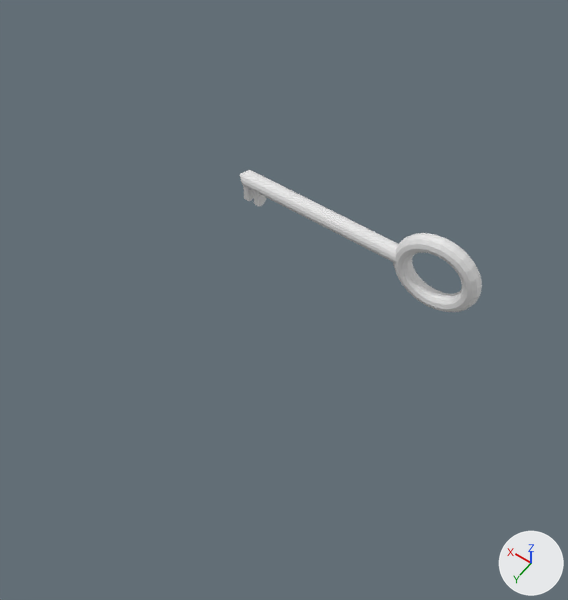
An edit to the Blender file BlenderModel/balwan.blend, drawn before and after from the same camera.
The view is the same before and after, from a 50 mm camera at (-7.7, 13.0, 16.7) aimed at (0.3, 1.7, -1.0). The axes (+X, +Y, +Z) are drawn at lower right. The lights are the same throughout.
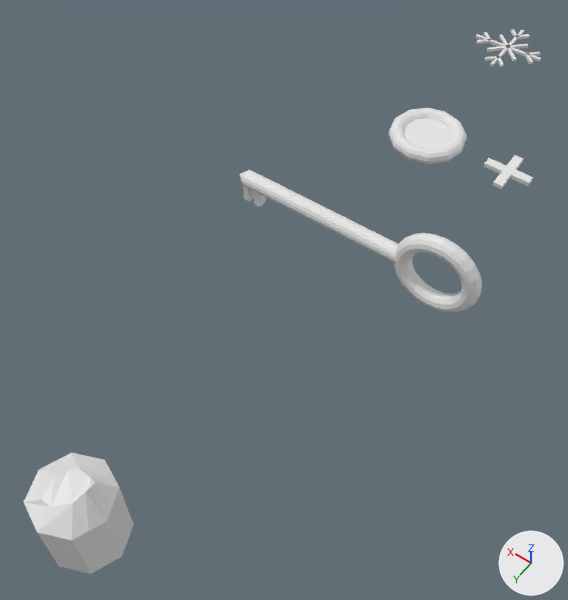
What differs and where, as boxes [x1, y1, x2, y2] in the pictures (568 x 600 px):
'Krysztal', added
    after: [24, 453, 134, 574]
'zegar', added
    after: [388, 108, 467, 164]
'Cylinder', added
    after: [404, 118, 452, 148]
'plus', added
    after: [484, 158, 533, 186]
'minus', added
    after: [493, 155, 523, 189]
'Cube.003', added
    after: [475, 34, 541, 62]
'Cube.002', added
    after: [490, 30, 524, 66]
'Cube.004', added
    after: [487, 44, 528, 52]
'Cube.005', added
    after: [499, 34, 516, 61]
'Cube.008', added
    after: [476, 39, 490, 44]
'Cube.007', added
    after: [485, 56, 499, 61]
'Cube.012', added
    after: [525, 54, 533, 65]
'Cube.011', added
    after: [518, 34, 530, 39]
'Cube.006', added
    after: [497, 57, 504, 67]
'Cube.013', added
    after: [527, 52, 541, 56]

Edits to the bpy script that builds the scene:
```text
Add ob_cube_013:
    ob_cube_013 = bpy.data.objects.new('Cube.013', me_cube_015)  # a box spanning x -0.25..0.25, y -0.25..0.25, z -0.25..0.25
    ob_cube_013.parent = ob_cube_002
    ob_cube_013.location = (-0.913, -11.76, 0.0)
    ob_cube_013.rotation_euler = (0.0, 0.0, -0.785)  # degrees (0, 0, -45)
    ob_cube_013.scale = (0.2, 1.0, 0.2)
Add ob_cube_002:
    ob_cube_002 = bpy.data.objects.new('Cube.002', me_cube_015.copy())
    ob_cube_002.location = (0.0, -11.6, 0.0)
    ob_cube_002.scale = (0.2, 5.0, 0.2)
Add ob_cube_012:
    ob_cube_012 = bpy.data.objects.new('Cube.012', me_cube_015.copy())
    ob_cube_012.parent = ob_cube_002
    ob_cube_012.location = (-0.913, -11.42, 0.0)
    ob_cube_012.rotation_euler = (0.0, 0.0, 0.785)  # degrees (0, 0, 45)
    ob_cube_012.scale = (0.2, 1.0, 0.2)
Add ob_cube_011:
    ob_cube_011 = bpy.data.objects.new('Cube.011', me_cube_015.copy())
    ob_cube_011.parent = ob_cube_002
    ob_cube_011.location = (-0.142, -12.52, 0.0)
    ob_cube_011.rotation_euler = (0.0, 0.0, -0.785)  # degrees (0, 0, -45)
    ob_cube_011.scale = (0.2, 1.0, 0.2)
Add ob_cube_008:
    ob_cube_008 = bpy.data.objects.new('Cube.008', me_cube_015.copy())
    ob_cube_008.parent = ob_cube_002
    ob_cube_008.location = (0.868, -11.44, 0.0)
    ob_cube_008.rotation_euler = (0.0, 0.0, -0.785)  # degrees (0, 0, -45)
    ob_cube_008.scale = (0.2, 1.0, 0.2)
Add ob_cube_007:
    ob_cube_007 = bpy.data.objects.new('Cube.007', me_cube_015.copy())
    ob_cube_007.parent = ob_cube_002
    ob_cube_007.location = (0.158, -10.69, 0.0)
    ob_cube_007.rotation_euler = (0.0, 0.0, -0.785)  # degrees (0, 0, -45)
    ob_cube_007.scale = (0.2, 1.0, 0.2)
Add ob_cube_006:
    ob_cube_006 = bpy.data.objects.new('Cube.006', me_cube_015.copy())
    ob_cube_006.parent = ob_cube_002
    ob_cube_006.location = (-0.14, -10.69, 0.0)
    ob_cube_006.rotation_euler = (0.0, 0.0, 0.785)  # degrees (0, 0, 45)
    ob_cube_006.scale = (0.2, 1.0, 0.2)
Add ob_cube_005:
    ob_cube_005 = bpy.data.objects.new('Cube.005', me_cube_015.copy())
    ob_cube_005.parent = ob_cube_002
    ob_cube_005.location = (0.0, -11.6, 0.0)
    ob_cube_005.rotation_euler = (0.0, 0.0, 0.785)  # degrees (0, 0, 45)
    ob_cube_005.scale = (0.2, 3.0, 0.2)
Add ob_cube_004:
    ob_cube_004 = bpy.data.objects.new('Cube.004', me_cube_015.copy())
    ob_cube_004.parent = ob_cube_002
    ob_cube_004.location = (0.0, -11.6, 0.0)
    ob_cube_004.rotation_euler = (0.0, 0.0, -0.785)  # degrees (0, 0, -45)
    ob_cube_004.scale = (0.2, 3.0, 0.2)
Add ob_cube_003:
    ob_cube_003 = bpy.data.objects.new('Cube.003', me_cube_015.copy())
    ob_cube_003.parent = ob_cube_002
    ob_cube_003.location = (0.0, -11.6, 0.0)
    ob_cube_003.rotation_euler = (0.0, 0.0, 1.571)  # degrees (0, 0, 90)
    ob_cube_003.scale = (0.2, 5.0, 0.2)
Add ob_minus:
    ob_minus = bpy.data.objects.new('minus', me_cube_015.copy())
    ob_minus.parent = ob_zegar
    ob_minus.location = (-2.854, -5.702, 0.0)
    ob_minus.scale = (0.585, 2.98, 0.284)
Add ob_zegar:
    ob_zegar = bpy.data.objects.new('zegar', me_torus)  # a torus around z (ring radius 1.0, tube radius 0.25) spanning x -1.25..1.25, y -1.25..1.25, z -0.25..0.25
    ob_zegar.location = (0.0, -5.76, 0.0)
Add ob_plus:
    ob_plus = bpy.data.objects.new('plus', me_cube_015.copy())
    ob_plus.parent = ob_zegar
    ob_plus.location = (-2.854, -5.702, 0.001)
    ob_plus.rotation_euler = (0.0, 0.0, 1.571)  # degrees (0, 0, 90)
    ob_plus.scale = (0.585, 2.98, 0.284)
Add ob_cylinder:
    ob_cylinder = bpy.data.objects.new('Cylinder', me_cylinder_001)  # an 8-sided cylinder along z spanning x -1.0..1.0, y -1.0..1.0, z -1.0..1.0
    ob_cylinder.parent = ob_zegar
    ob_cylinder.location = (0.0, -5.731, 0.0)
    ob_cylinder.scale = (1.0, 1.0, -0.08)
Add ob_krysztal:
    ob_krysztal = bpy.data.objects.new('Krysztal', me_cylinder)  # 84 vertices, 74 faces; spans x -1.0..1.0, y -1.0..1.0, z -1.76..1.72
    ob_krysztal.location = (0.0, 9.86, 0.0)
```
